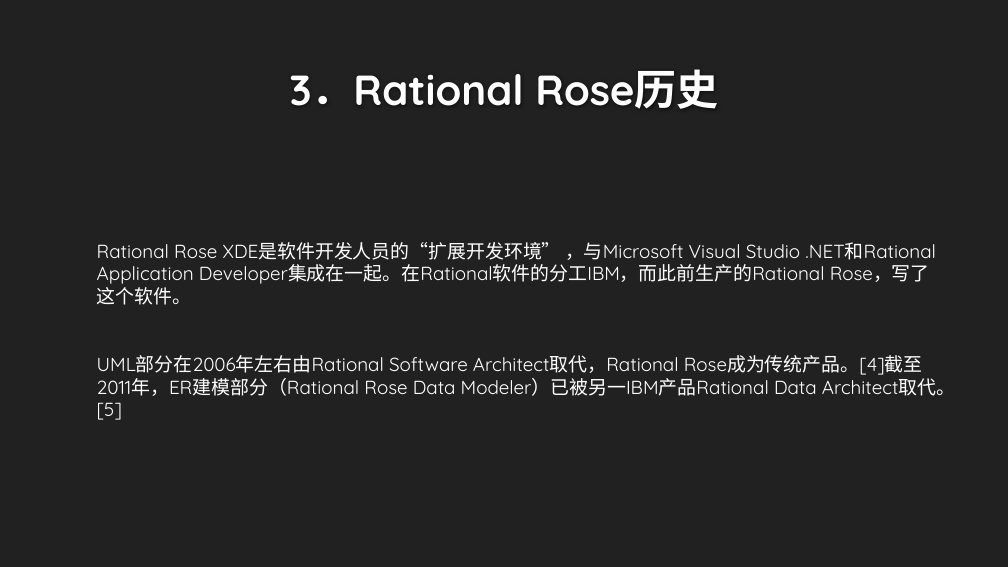
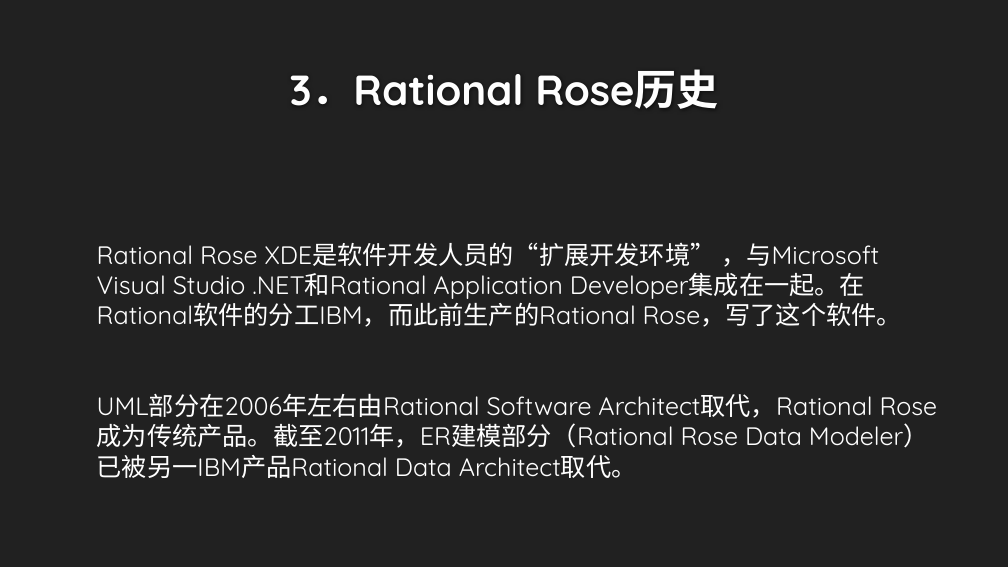
Before and after one commit to twn422/PRD2017, a slide deck: slide 5 of PRD-2017-G24/STW/非受控文件/翻转课堂作业/UML工具：Rational Rose/UML工具：Rational Rose.pptx. Drawn at 1008x567 pixels with LibreOffice and Linux fonts; fonts in the diff are those of the drawing; background and template pictures are left out. Boxes give left, top, right and bottom in pixels: in the first picture for what was removed or moved away, otherwise in the second. Text is boxed around its words. In the diff, an @@ line names an element or a change of style, - is before the commit and + after.

```diff
--- a/PRD-2017-G24/STW/非受控文件/翻转课堂作业/UML工具：Rational Rose/UML工具：Rational Rose.pptx
+++ b/PRD-2017-G24/STW/非受控文件/翻转课堂作业/UML工具：Rational Rose/UML工具：Rational Rose.pptx
@@ text at [97, 242, 902, 327]: size 18 to 24 pt in "Rational Rose XDE是软件开发人员的“扩展开发环境” ，与Microsoft Visual Studio  ..." @@
@@ text at [97, 394, 929, 478]: text changed; size 18 to 24 pt @@
-UML部分在2006年左右由Rational Software Architect取代，Rational Rose成为传统产品。[4]截至2011年，ER建模部分（Rational Rose Data Modeler）已被另一IBM产品Rational Data Architect取代。[5]
+UML部分在2006年左右由Rational Software Architect取代，Rational Rose成为传统产品。截至2011年，ER建模部分（Rational Rose Data Modeler）已被另一IBM产品Rational Data Architect取代。
```
Also in this commit, not shown: 9 other slides changed, 4 slides added, 1 other file.
